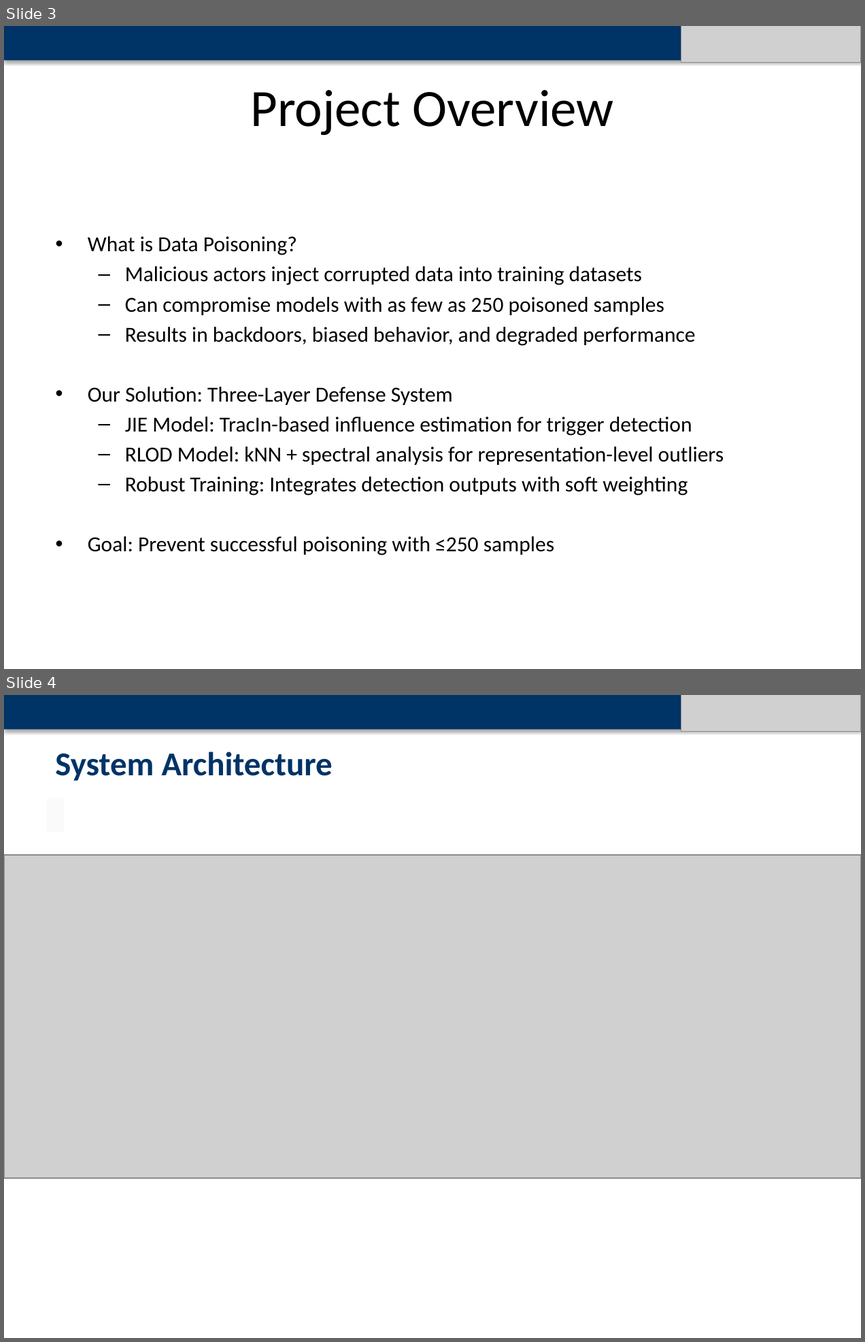
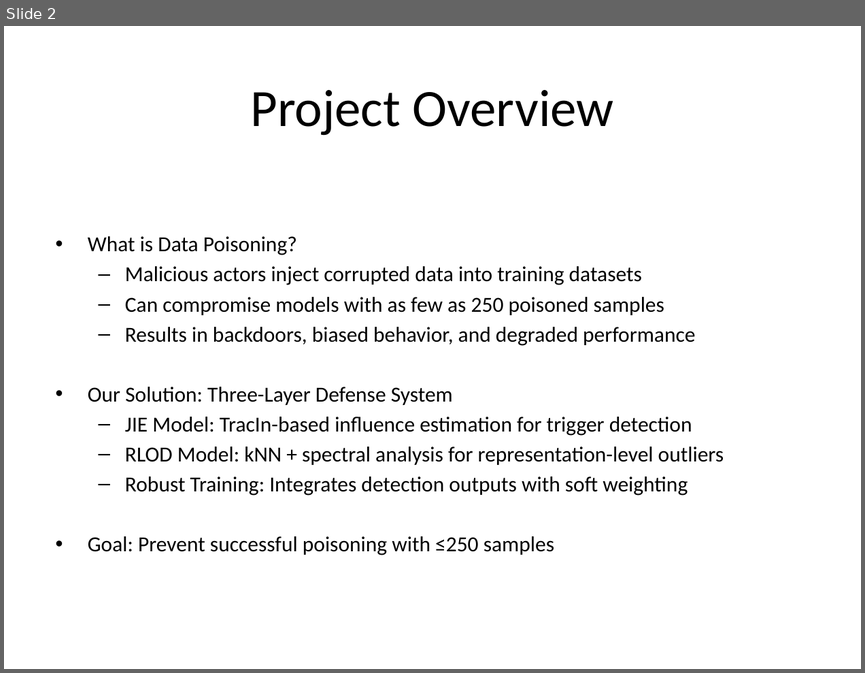
Before and after one commit to Jinendran10/Mini-Project, a slide deck: AI_Data_Poisoning_Mitigation_Presentation.pptx. Shown one above the other, each under a label of ours: slides 3 and 4 before the commit, slide 2 after it. The pictures are 865x1342 and 865x673 pixels, drawn with LibreOffice and Linux fonts; fonts in the diff are those of the drawing; grey boxes stand for pictures. Boxes give left, top, right and bottom in pixels: in the first picture for what was removed or moved away, otherwise in the second. Text is boxed around its words. In the diff, an @@ line names an element or a change of style, - is before the commit and + after.

```diff
--- a/AI_Data_Poisoning_Mitigation_Presentation.pptx
+++ b/AI_Data_Poisoning_Mitigation_Presentation.pptx
@@ slide 4 removed at (x1=4, y1=695, x2=861, y2=1338), background #FFFFFF @@
@@ rectangle removed at (x1=4, y1=695, x2=861, y2=729) @@
@@ picture removed at (x1=681, y1=695, x2=861, y2=731) @@
@@ text removed at (x1=55, y1=751, x2=332, y2=781) @@
-System Architecture
@@ rectangle removed at (x1=47, y1=798, x2=64, y2=832) @@
@@ picture removed at (x1=4, y1=855, x2=861, y2=1178) @@
@@ what was slide 3 is now slide 2 @@
@@ slide 2 changed as well @@
@@ rectangle removed at (x1=4, y1=26, x2=861, y2=60) @@
@@ picture removed at (x1=681, y1=26, x2=861, y2=62) @@
```
Also in this commit, not shown: 16 other slides changed, 1 slide added, 1 other slide removed, 5 other files.
